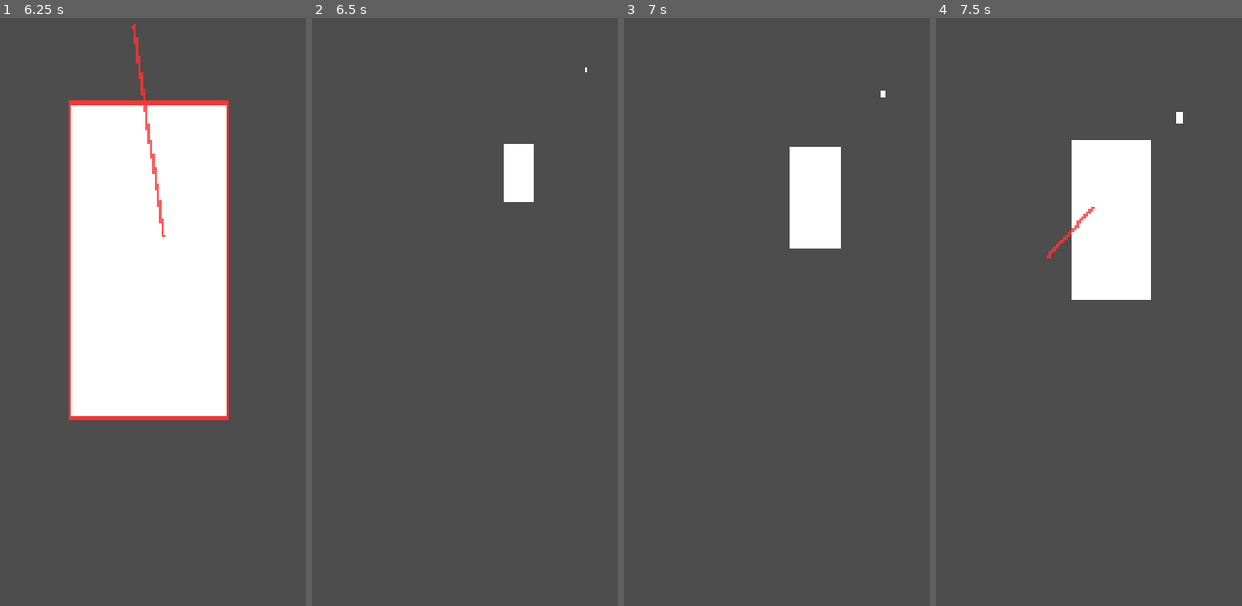
Above: before the commit, frames 1-4 (left to right).
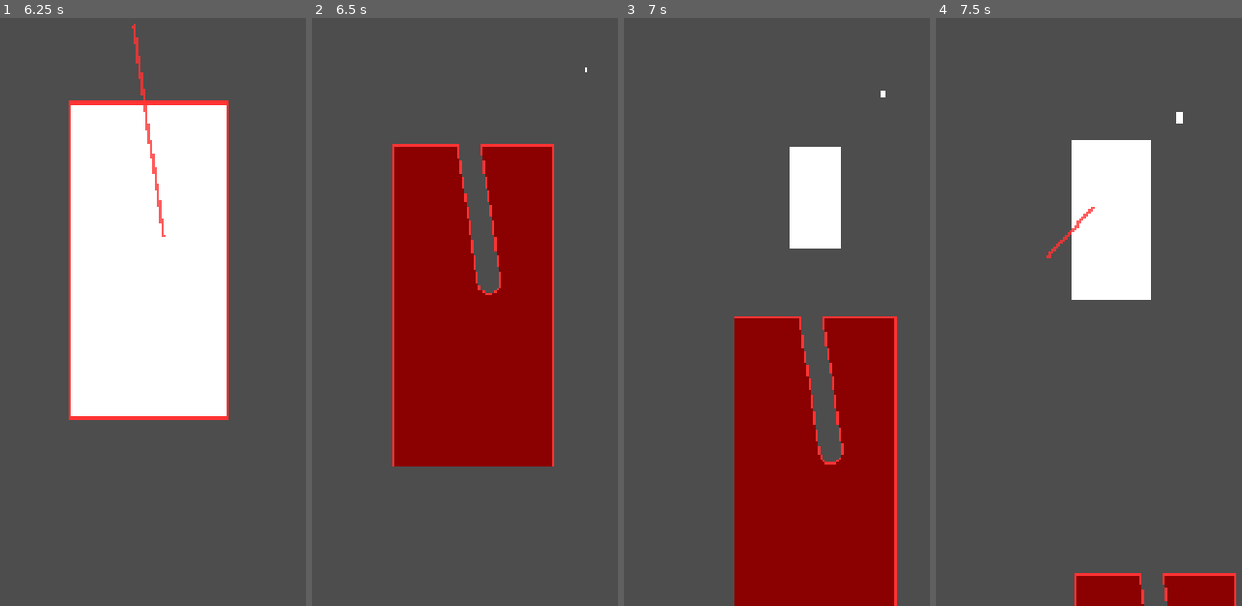
Above: after the commit, the same moments.

Repository: Tom-the-Human/Berserkir-Slice-n-Defend
Game: Godot game, scene res://Core/main.tscn
Two runs of this game, one before a commit and one after it. Both use one fixed random seed, a clock stepped at 60 frames per second and the inputs below.
Inputs (mouse positions are in pixels of both pictures, inside the frame that each line leads up to):
- Up to frame 1 (6.25 s): tap Enter at 0.5, 2.75 s; move the mouse to (293, 182) at 0.52 s; click (293, 182) at 0.67 s; tap Space at 1.25 s; drag from (110, 259) to (177, 370) at 1.27 s; move the mouse to (241, 47) at 2.02 s; click (241, 47) at 2.17 s; drag from (177, 370) to (67, 100) at 2.77 s; move the mouse to (outside the picture) at 3.52 s; click (outside the picture) at 3.67 s; drag from (67, 100) to (134, 23) at 4.27 s; move the mouse to (220, 217) at 5.02 s; click (220, 217) at 5.17 s; drag from (134, 23) to (165, 235) at 5.77 s
- Up to frame 2 (6.5 s): no input
- Up to frame 3 (7 s): move the mouse to (917, 182) at 6.52 s; click (917, 182) at 6.67 s
- Up to frame 4 (7.5 s): drag from (1046, 259) to (1186, 106) at 7.27 s

Frame 1 is identical in both runs. In frame 2, 27% of the frame differs, in the area x 26-80%, y 21-77%; in frame 3, 24%; in frame 4, 2.6%.

Commit message:
stats added, slice impulse adjusted

Diff:
--- a/Core/main.gd
+++ b/Core/main.gd
@@ -1,15 +1,35 @@
 extends Node2D
 
+# FIXME: this needs to be split into a max health and current health
+# max health will be upgradable, so needs to be dynamic
 var player_health := 100
+
+var total_glory := 0   # all runs
+var current_glory := 0 # wallet
+var total_kills := 0   # all runs
+
+var run_glory := 0     # this run
+var run_kills := 0     # this run
+
+var run_start_time := 0
+var run_time_str := ""
 
 # Called when the node enters the scene tree for the first time.
 func _ready() -> void:
 	$SpawnDirector.enemy_spawned.connect(_on_enemy_spawned)
+	start_new_run()
 
 # Called every frame. 'delta' is the elapsed time since the previous frame.
 func _process(_delta: float) -> void:
 	pass
 
+func start_new_run() -> void:
+	run_glory = 0
+	run_kills = 0
+	run_start_time = Time.get_ticks_msec()
+	player_health = 100 # FIXME
+	# DEBUG
+	print("Run started")
 
 func _on_enemy_spawned(new_enemy: Enemy) -> void:
 	# send SwipeTrail coords to enemy
@@ -18,13 +38,36 @@
 	# connect enemy attack signal
 	new_enemy.attacked_player.connect(_on_player_damaged)
 
+	# listen for stat signals
+	new_enemy.killed.connect(_on_enemy_killed)
+	new_enemy.part_broken.connect(_on_part_broken)
+
 func _on_player_damaged(damage: int) -> void:
 	player_health -= damage
 	# debug/placeholder
 	print("Hit! Player health now ", player_health)
 
 	if player_health <= 0:
+		# get run time
+		var run_end_time := Time.get_ticks_msec()
+		var elapsed_msec := run_end_time - run_start_time
+		var total_seconds := elapsed_msec / 1000
+		var minutes := total_seconds / 60
+		var seconds := total_seconds % 60
+		run_time_str = "%d:%02d" % [minutes, seconds]
+
 		# placeholder
 		print("Berserker has fallen!\nGAME OVER")
+		print("Run Summary -> Kills: ", run_kills, " | Glory: ", run_glory, " | Time: ", run_time_str)
 		# implement proper game over later, just end spawning for now
+		# will return player to menu
 		$SpawnDirector/SpawnTimer.stop()
+
+func _on_enemy_killed() -> void:
+	total_kills += 1
+	# debug
+	print(total_kills)
+
+func _on_part_broken() -> void:
+	total_glory += 1
+	print(total_glory)
--- a/Core/main.tscn
+++ b/Core/main.tscn
@@ -8,6 +8,7 @@
 [ext_resource type="PackedScene" uid="uid://r8b4i7cgbtyu" path="res://Enemy-sys/spearman.tscn" id="6_84tve"]
 
 [node name="Main" type="Node2D" unique_id=1991437905]
+y_sort_enabled = true
 script = ExtResource("1_cj3ed")
 
 [node name="SwipeTrail" type="Line2D" parent="." unique_id=45593343]
--- a/Core/spawn_director.gd
+++ b/Core/spawn_director.gd
@@ -1,6 +1,16 @@
 extends Node2D
 
 signal enemy_spawned(enemy_node: Enemy)
+var spawn_phases = [
+	{"time": 10.0,   "peasant": 1.0,  "spearman": 1.0},
+	{"time": 30.0,   "peasant": 0.75, "spearman": 1.0},
+	{"time": 60.0,   "peasant": 0.50, "spearman": 1.0},
+	{"time": 90.0,   "peasant": 0.30, "spearman": 0.90},
+	{"time": 120.0,  "peasant": 0.10, "spearman": 0.70},
+	{"time": 150.0,  "peasant": 0.05, "spearman": 0.50},
+	{"time": 180.0,  "peasant": 0.00, "spearman": 0.25},
+	{"time": 9999.0, "peasant": 0.00, "spearman": 0.10} # Endless Endgame
+] # will default to housecarl if roll outside defined range
 
 @export var peasant: PackedScene
 @export var spearman: PackedScene
@@ -39,49 +49,66 @@
 func _spawn_enemy() -> void:
 	var enemy_to_spawn: PackedScene
 	var roll := randf() # 0.0 to 1.0
+	var current_phase = spawn_phases.back() # default to hardest phase
+	for phase in spawn_phases:
+		if run_time_seconds < phase.time:
+			current_phase = phase
+			break
 
-	###########
-	# TODO: this should probably be refactored to a dict or something
-	# change spawn chances over time
-	if run_time_seconds < 10.0:
+	if roll < current_phase.peasant:
 		enemy_to_spawn = peasant
-	elif run_time_seconds < 30.0:
-		if roll < 0.75:
-			enemy_to_spawn = peasant
-		else:
-			enemy_to_spawn = spearman
-	elif run_time_seconds < 60.0:
-		if roll < 0.5:
-			enemy_to_spawn = peasant
-		else:
-			enemy_to_spawn = spearman
-	elif run_time_seconds < 90.0:
-		if roll < 0.3:
-			enemy_to_spawn = peasant
-		elif roll < 0.9:
-			enemy_to_spawn = spearman
-		else:
-			enemy_to_spawn = housecarl
-	elif run_time_seconds < 120.0:
-		if roll < 0.1:
-			enemy_to_spawn = peasant
-		elif roll < 0.7:
-			enemy_to_spawn = spearman
-		else:
-			enemy_to_spawn = housecarl
-	elif run_time_seconds < 150.0:
-		if roll < 0.05:
-			enemy_to_spawn = peasant
-		elif roll < 0.5:
-			enemy_to_spawn = spearman
-		else:
-			enemy_to_spawn = housecarl
-	elif run_time_seconds < 180.0:
-		if roll < 0.25:
-			enemy_to_spawn = spearman
-		else:
-			enemy_to_spawn = housecarl
-	#########
+	elif roll < current_phase.spearman:
+		enemy_to_spawn = spearman
+	else:
+		enemy_to_spawn = housecarl
+
+	############
+	## TODO: this should probably be refactored to a dict or something
+	## change spawn chances over time
+	#if run_time_seconds < 10.0:
+		#enemy_to_spawn = peasant
+	#elif run_time_seconds < 30.0:
+		#if roll < 0.75:
+			#enemy_to_spawn = peasant
+		#else:
+			#enemy_to_spawn = spearman
+	#elif run_time_seconds < 60.0:
+		#if roll < 0.5:
+			#enemy_to_spawn = peasant
+		#else:
+			#enemy_to_spawn = spearman
+	#elif run_time_seconds < 90.0:
+		#if roll < 0.3:
+			#enemy_to_spawn = peasant
+		#elif roll < 0.9:
+			#enemy_to_spawn = spearman
+		#else:
+			#enemy_to_spawn = housecarl
+	#elif run_time_seconds < 120.0:
+		#if roll < 0.1:
+			#enemy_to_spawn = peasant
+		#elif roll < 0.7:
+			#enemy_to_spawn = spearman
+		#else:
+			#enemy_to_spawn = housecarl
+	#elif run_time_seconds < 150.0:
+		#if roll < 0.05:
+			#enemy_to_spawn = peasant
+		#elif roll < 0.5:
+			#enemy_to_spawn = spearman
+		#else:
+			#enemy_to_spawn = housecarl
+	#elif run_time_seconds < 180.0:
+		#if roll < 0.25:
+			#enemy_to_spawn = spearman
+		#else:
+			#enemy_to_spawn = housecarl
+	#else:
+		#if roll < 0.1:
+			#enemy_to_spawn = spearman
+		#else:
+			#enemy_to_spawn= housecarl
+	##########
 
 	# instantiate and add enemy to scene
 	if enemy_to_spawn:
--- a/Enemy-sys/enemy.gd
+++ b/Enemy-sys/enemy.gd
@@ -1,7 +1,9 @@
 extends Area2D
 class_name Enemy
 
-signal attacked_player(damage_amount: int)
+signal attacked_player(damage_amount: int) # when progress reaches 1.0
+signal killed # when Body is_broken
+signal part_broken # when ANY component breaks
 
 var progress := 0.0 # 0.0 at horizon, 1.0 at player
 @export var speed := 0.2 # adjust as needed
@@ -45,6 +47,11 @@
 	# Add it as a child of the polygon so it perfectly overlaps
 	polygon_node.add_child(outline_line)
 
+	# for all parts, if sliceable, connect signal
+	for child in get_children():
+		if child is SliceablePart:
+			child.destroyed.connect(func(): part_broken.emit())
+
 # Called every frame. 'delta' is the elapsed time since the previous frame.
 func _process(delta: float) -> void:
 	progress += delta * speed
@@ -86,9 +93,10 @@
 	# check for armor
 	var armor = get_node_or_null("Armor")
 	if armor and not armor.is_broken:
-		armor.apply_cut(swipe_points)
-		apply_knockback()
-		return
+		var hit_armor = armor.apply_cut(swipe_points)
+		if hit_armor:
+			apply_knockback()
+			return
 
 	# if no protection
 	var body = get_node_or_null("Body")
@@ -113,5 +121,5 @@
 		outline_line.width = 0.0
 
 func die() -> void:
-	# TODO: hook up to kill counter, etc.
+	killed.emit()
 	queue_free()
--- a/Enemy-sys/sliceable_part.gd
+++ b/Enemy-sys/sliceable_part.gd
@@ -1,5 +1,5 @@
 extends Node2D
-class_name Sliceable_Part
+class_name SliceablePart
 
 # signal to parent node that shield/armor is gone
 signal destroyed
@@ -19,10 +19,12 @@
 
 	var sliced_pieces := Slicer.slice_polygon_curved(polygon_node.polygon, local_points)
 
-	if sliced_pieces.size() > 1:
+	if sliced_pieces.size() > 0:
 		is_broken = true # Prevent double-cutting in the same frame (reconsider?)
+
+		var swipe_dir := (swipe_points[swipe_points.size() - 1] - swipe_points[0]).normalized()
 		for piece_points in sliced_pieces:
-			create_falling_rigidbody(piece_points)
+			create_falling_rigidbody(piece_points, swipe_dir)
 
 		destroyed.emit()
 		queue_free()
@@ -30,13 +32,24 @@
 
 	return false
 
-func create_falling_rigidbody(points: PackedVector2Array) -> void:
+func create_falling_rigidbody(points: PackedVector2Array, swipe_dir: Vector2) -> void:
 	var scaled_points := PackedVector2Array()
 	for pt in points:
 		# global_scale so it inherits the 3D perspective scale from the Enemy
 		scaled_points.append(pt * global_scale)
 
 	var rb := RigidBody2D.new()
+	# attach self-cleanup script
+	var cleanup = GDScript.new()
+	cleanup.source_code = """
+extends RigidBody2D
+func _process(_delta) -> void:
+	if global_position.y > 2500:
+		queue_free()
+	"""
+	cleanup.reload()
+	rb.set_script(cleanup)
+
 	var poly := Polygon2D.new()
 	var col := CollisionPolygon2D.new()
 
@@ -57,11 +70,15 @@
 	rb.add_child(poly)
 	rb.add_child(col)
 	rb.global_position = global_position
+	# Grab the z_index from the parent Enemy so it layers correctly
+	rb.z_index = get_parent().z_index
 
-	# Grab the z_index from the parent Enemy so it layers correctly
-	rb.z_index = get_parent().z_index + 1
+	# calc directional impulse and apply torque
+	var base_force := swipe_dir * 500.0
+	var random_variance := Vector2(randf_range(-100, 100), randf_range(-50, -150))
 
-	rb.apply_central_impulse(Vector2(randf_range(-100, 100), randf_range(-50, -150)))
+	rb.apply_central_impulse(base_force + random_variance)
+	rb.apply_torque_impulse(sign(swipe_dir.x) * randf_range(1000.0, 3000.0))
 
 	# Send it to the Main scene so it doesn't keep charging forward with the surviving Enemy
 	get_tree().current_scene.add_child(rb)
